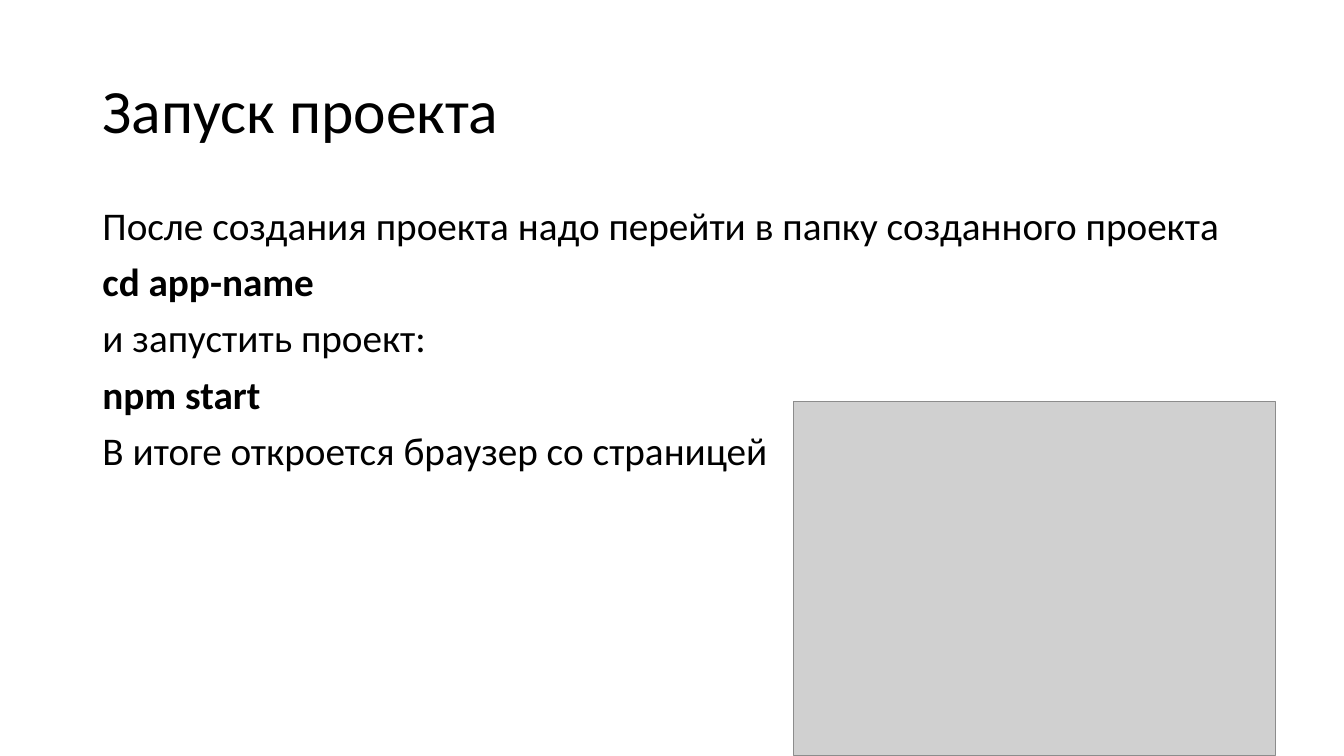
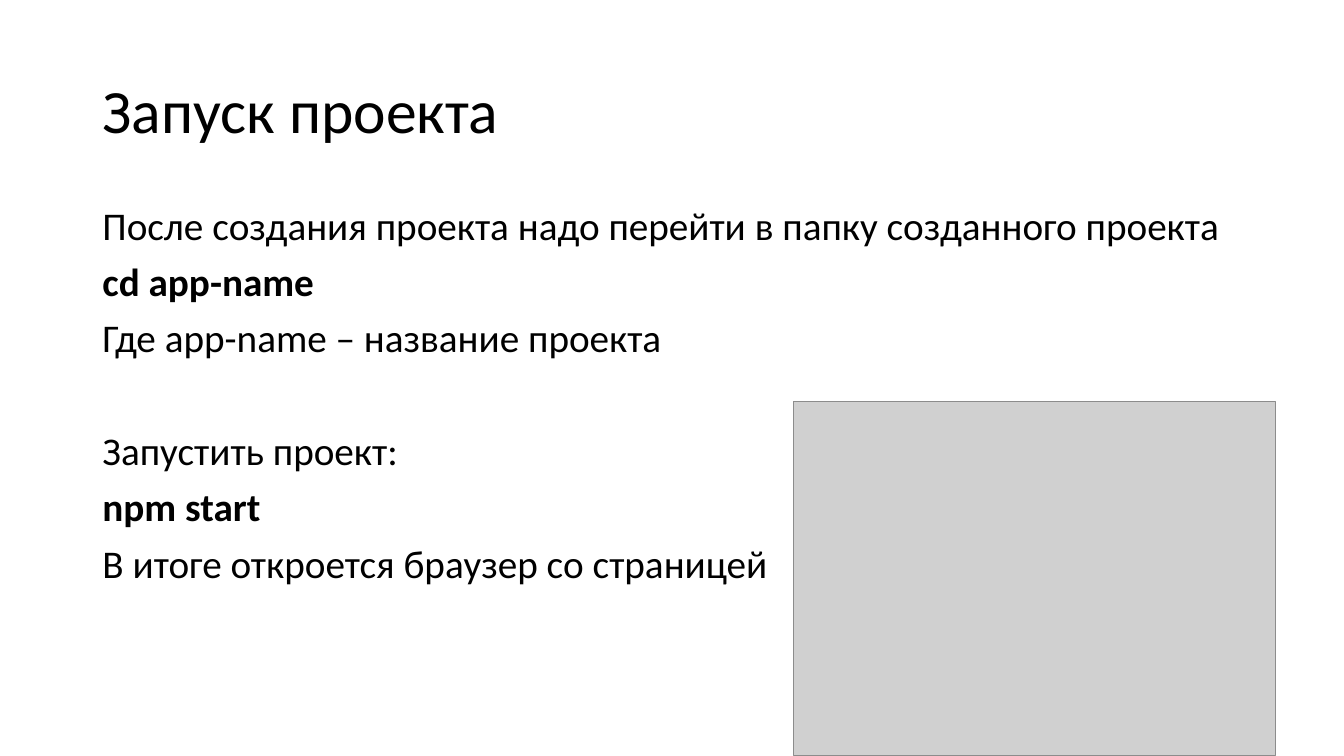
Before and after one commit to lavsexpert/synergy-react, a slide deck: slide 5 of React.pptx. Drawn at 1344x756 pixels with LibreOffice and Linux fonts; fonts in the diff are those of the drawing; grey boxes stand for pictures. Boxes give left, top, right and bottom in pixels: in the first picture for what was removed or moved away, otherwise in the second. Text is boxed around its words. In the diff, an @@ line names an element or a change of style, - is before the commit and + after.

```diff
--- a/React.pptx
+++ b/React.pptx
@@ text at (x1=102, y1=327, x2=661, y2=472): text changed @@
-и запустить проект:
+Где app-name – название проекта
+Запустить проект:
```
Also in this commit, not shown: 1 other file.
